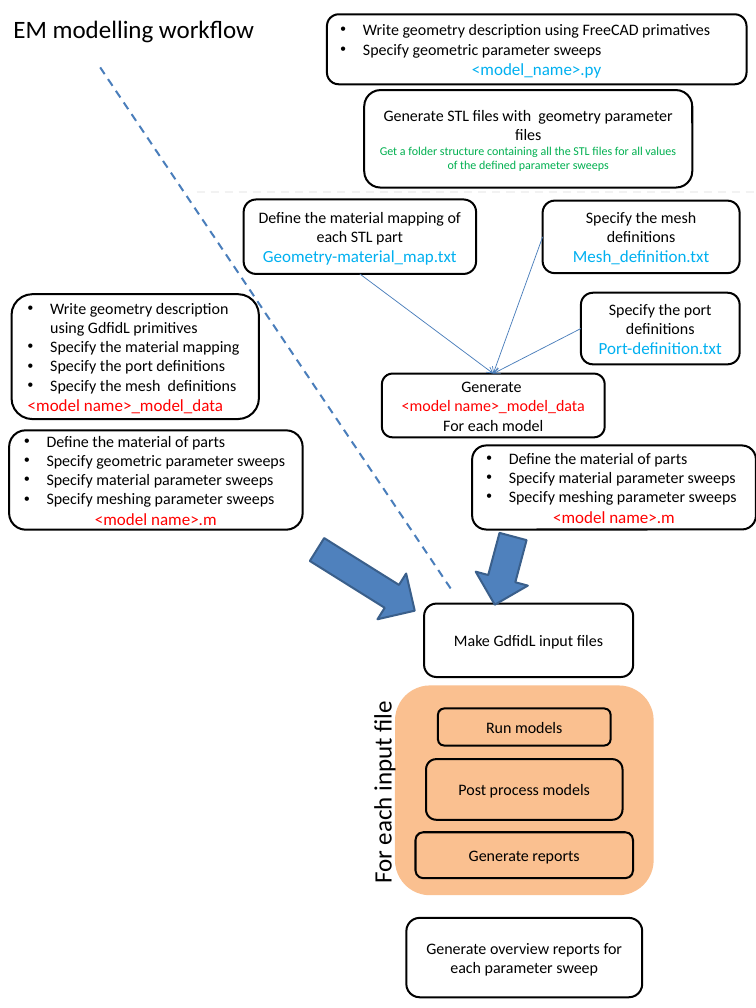
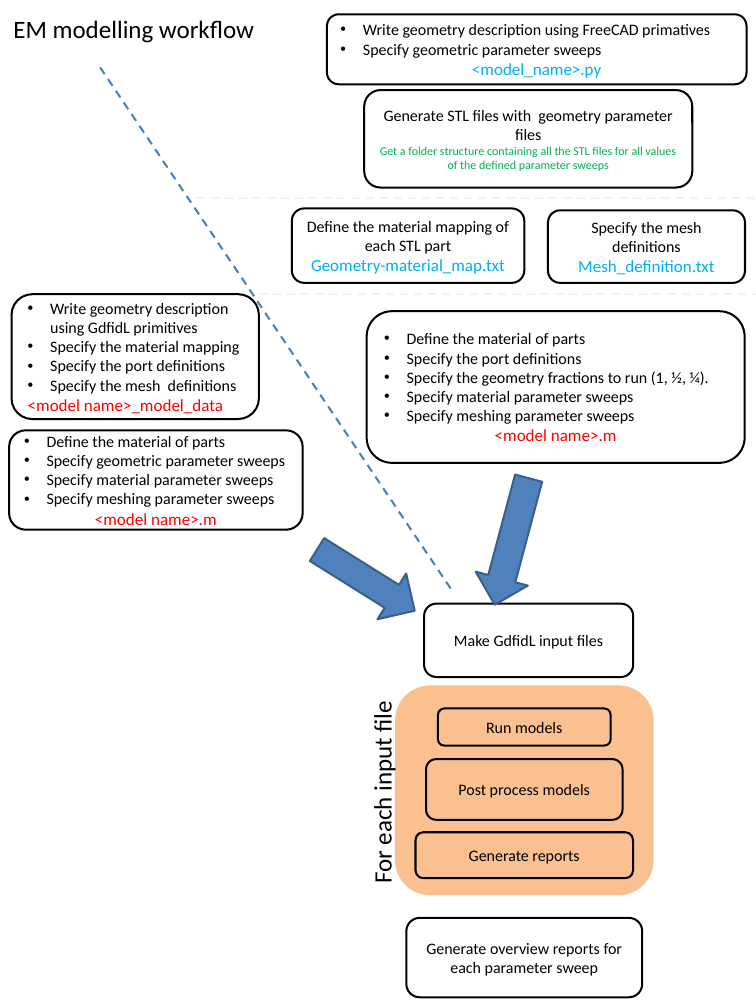
Before and after one commit to alunmorgan/EM-modelling-framework, a slide deck: slide 1 of Documentation/Workflow_diagram.pptx. Drawn at 756x1008 pixels with LibreOffice and Linux fonts; fonts in the diff are those of the drawing. Boxes give left, top, right and bottom in pixels: in the first picture for what was removed or moved away, otherwise in the second. Text is boxed around its words. In the diff, an @@ line names an element or a change of style, - is before the commit and + after.

```diff
--- a/Documentation/Workflow_diagram.pptx
+++ b/Documentation/Workflow_diagram.pptx
@@ line moved from (197, 192) - (756, 192) to (197, 198) - (756, 198) @@
@@ rounded rectangle "Define the material mapping of ...": place and size @@
-rounded rectangle "Define the material mapping of ..." at box(243, 199, 476, 274)
+rounded rectangle "Define the material mapping of ..." at box(292, 208, 524, 282)
@@ arrow removed from (543, 237) to (493, 374) @@
@@ rounded rectangle "Specify the mesh definitions": place and size @@
-rounded rectangle "Specify the mesh definitions" at box(543, 201, 740, 274)
+rounded rectangle "Specify the mesh definitions" at box(548, 210, 745, 283)
@@ line added from (259, 294) to (756, 294), #F2F2F2 2 pt dashed @@
@@ arrow removed from (360, 274) to (493, 374) @@
@@ rounded rectangle removed at box(581, 293, 739, 364) @@
-Specify the port definitions
-Port-definition.txt
@@ rounded rectangle "Define the material of parts": place and size @@
-rounded rectangle "Define the material of parts" at box(472, 446, 756, 530)
+rounded rectangle "Define the material of parts" at box(366, 311, 744, 463)
@@ arrow removed from (581, 328) to (493, 374) @@
@@ text in rounded rectangle at box(407, 353, 709, 386): paragraphs added @@
+• Specify the port definitions
+• Specify the geometry fractions to run (1, ½, ¼).
@@ rounded rectangle removed at box(382, 374, 604, 438) @@
-Generate
-<model name>_model_data
-For each model
@@ right arrow: place and size @@
-right arrow at box(469, 530, 539, 612)
+right arrow at box(469, 472, 555, 612)
```
Also in this commit, not shown: 2 other files.
